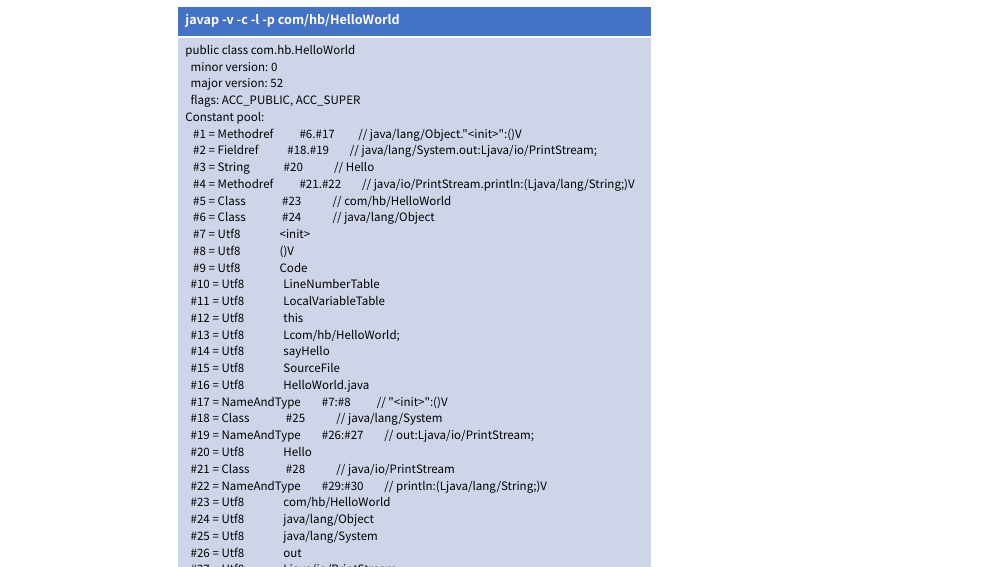
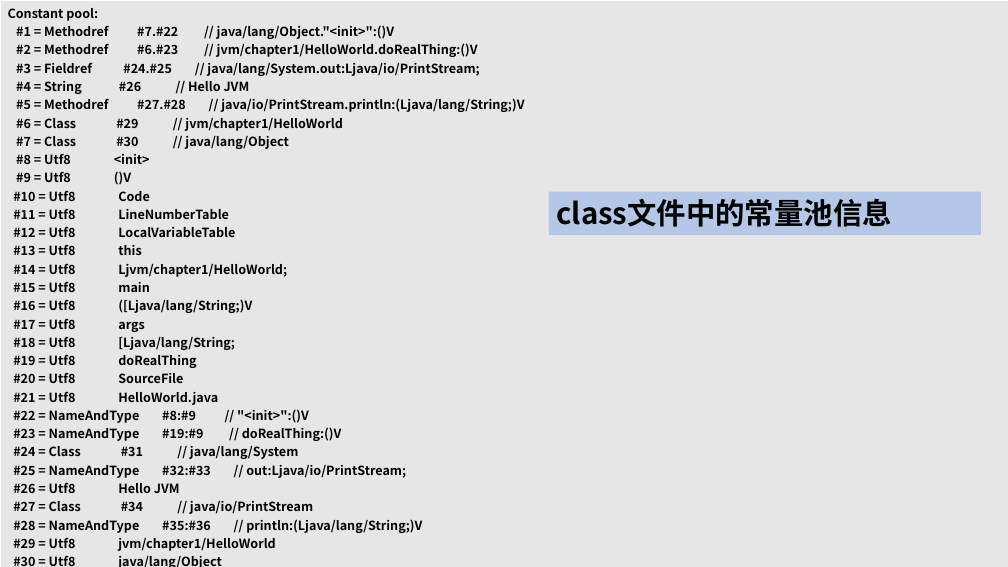
Before and after one commit to cncounter/translation, a slide deck: slide 36 of tiemao_2019/25_jvm_toc/01.JVM体系结构概述.pptx (slide 21 before the commit). Drawn at 1008x567 pixels with LibreOffice and Linux fonts; fonts in the diff are those of the drawing. Boxes give left, top, right and bottom in pixels: in the first picture for what was removed or moved away, otherwise in the second. Text is boxed around its words. In the diff, an @@ line names an element or a change of style, - is before the commit and + after.

```diff
--- a/tiemao_2019/25_jvm_toc/01.JVM体系结构概述.pptx
+++ b/tiemao_2019/25_jvm_toc/01.JVM体系结构概述.pptx
@@ table at [0, 0, 1008, 567] @@
-row 1: javap -v -c -l -p com/hb/HelloWorld
-row 2: public class com.hb.HelloWorld / minor version: 0 / major version: 52 / flags: ACC_PUBLIC, ACC_SUPER / Constant pool: / #1 = Methodref #6.#17 // java/lang/Object."<init>":()V / #2 = Fieldref #18.#19 // java/lang/System.out:Ljava/io/PrintStream; / #3 = String #20 // Hello / #4 = Methodref #21.#22 // java/io/PrintStream.println:(Ljava/lang/String;)V / #5 = Class #23 // com/hb/HelloWorld / #6 = Class #24 // java/lang/Object / #7 = Utf8 <init> / #8 = Utf8 ()V / #9 = Utf8 Code / #10 = Utf8 LineNumberTable / #11 = Utf8 LocalVariableTable / #12 = Utf8 this / #13 = Utf8 Lcom/hb/HelloWorld; / #14 = Utf8 sayHello / #15 = Utf8 SourceFile / #16 = Utf8 HelloWorld.java / #17 = NameAndType #7:#8 // "<init>":()V / #18 = Class #25 // java/lang/System / #19 = NameAndType #26:#27 // out:Ljava/io/PrintStream; / #20 = Utf8 Hello / #21 = Class #28 // java/io/PrintStream / #22 = NameAndType #29:#30 // println:(Ljava/lang/String;)V / #23 = Utf8 com/hb/HelloWorld / #24 = Utf8 java/lang/Object / #25 = Utf8 java/lang/System / #26 = Utf8 out / #27 = Utf8 Ljava/io/PrintStream; / #28 = Utf8 java/io/PrintStream / #29 = Utf8 println / #30 = Utf8 (Ljava/lang/String;)V
+row 1: Constant pool: / #1 = Methodref #7.#22 // java/lang/Object."<init>":()V / #2 = Methodref #6.#23 // jvm/chapter1/HelloWorld.doRealThing:()V / #3 = Fieldref #24.#25 // java/lang/System.out:Ljava/io/PrintStream; / #4 = String #26 // Hello JVM / #5 = Methodref #27.#28 // java/io/PrintStream.println:(Ljava/lang/String;)V / #6 = Class #29 // jvm/chapter1/HelloWorld / #7 = Class #30 // java/lang/Object / #8 = Utf8 <init> / #9 = Utf8 ()V / #10 = Utf8 Code / #11 = Utf8 LineNumberTable / #12 = Utf8 LocalVariableTable / #13 = Utf8 this / #14 = Utf8 Ljvm/chapter1/HelloWorld; / #15 = Utf8 main / #16 = Utf8 ([Ljava/lang/String;)V / #17 = Utf8 args / #18 = Utf8 [Ljava/lang/String; / #19 = Utf8 doRealThing / #20 = Utf8 SourceFile / #21 = Utf8 HelloWorld.java / #22 = NameAndType #8:#9 // "<init>":()V / #23 = NameAndType #19:#9 // doRealThing:()V / #24 = Class #31 // java/lang/System / #25 = NameAndType #32:#33 // out:Ljava/io/PrintStream; / #26 = Utf8 Hello JVM / #27 = Class #34 // java/io/PrintStream / #28 = NameAndType #35:#36 // println:(Ljava/lang/String;)V / #29 = Utf8 jvm/chapter1/HelloWorld / #30 = Utf8 java/lang/Object / #31 = Utf8 java/lang/System / #32 = Utf8 out / #33 = Utf8 Ljava/io/PrintStream; / #34 = Utf8 java/io/PrintStream / #35 = Utf8 println / #36 = Utf8 (Ljava/lang/String;)V
@@ table: place and size @@
-table at [178, 6, 652, 561]
+table at [0, 0, 1008, 567]
@@ rectangle added at [549, 192, 981, 235], fill #B4C7E7, 28 pt, text #000000, bold @@
+class文件中的常量池信息
```
Also in this commit, not shown: 15 other slides changed, 26 slides added, 11 slides removed, 5 other files.
